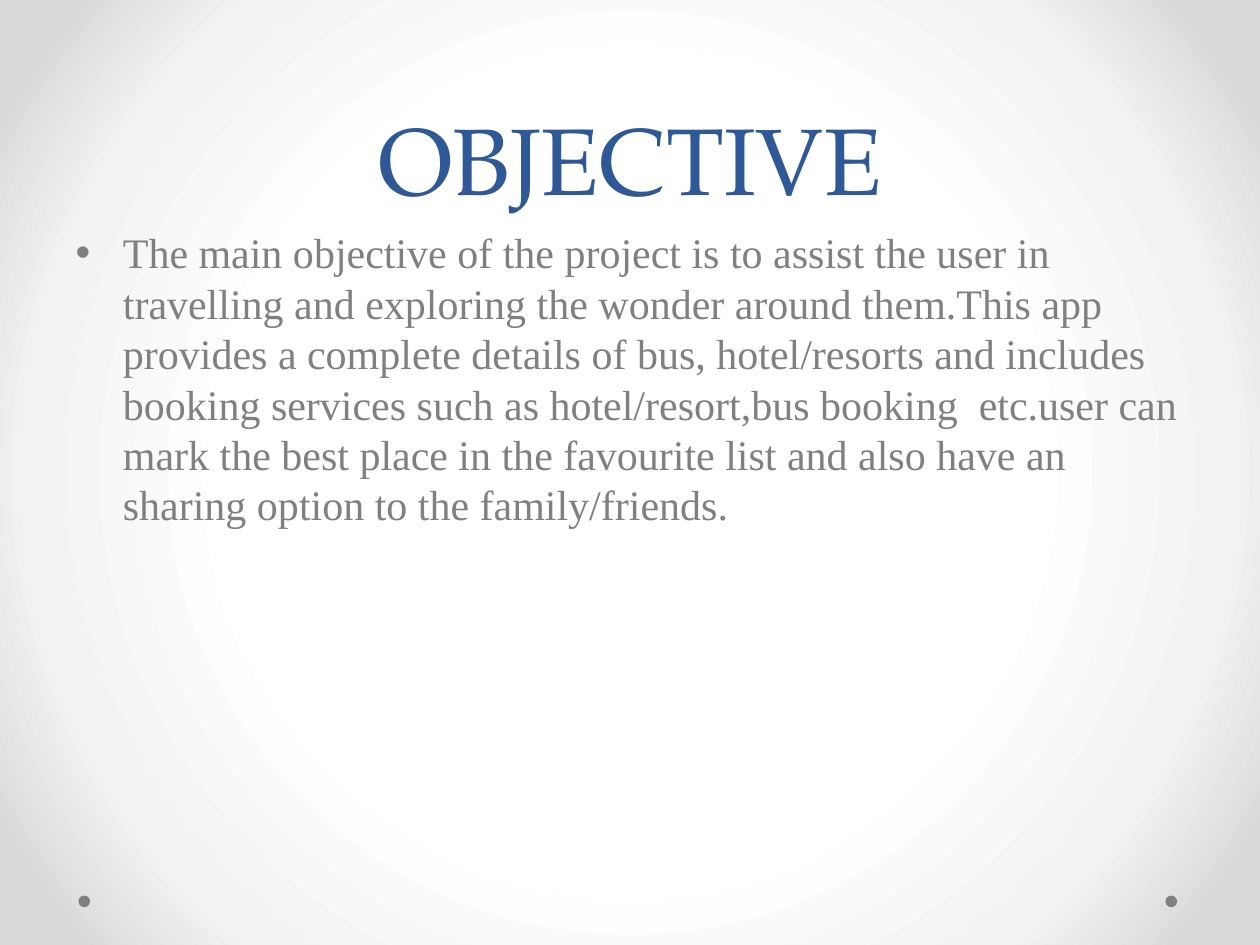
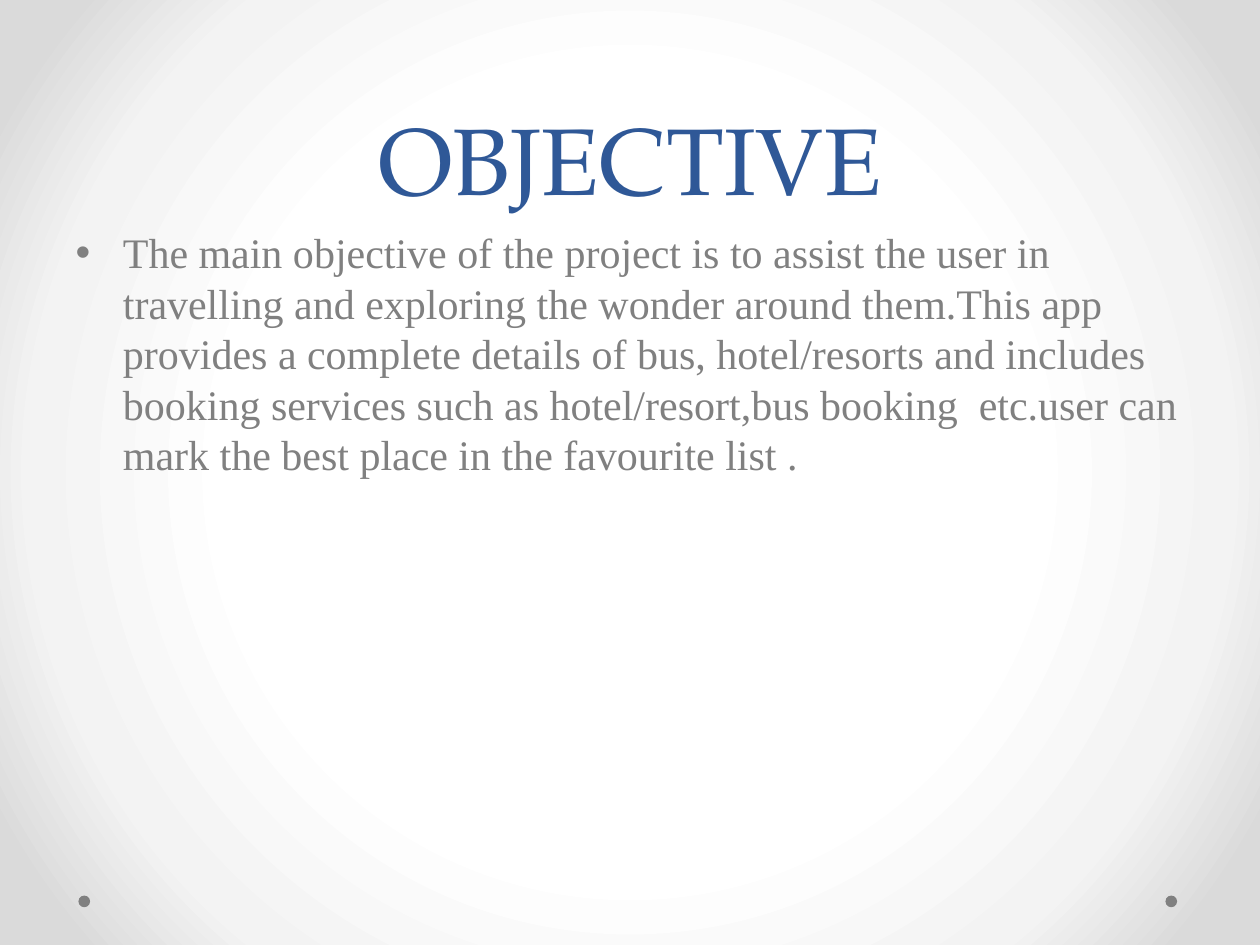
Before and after one commit to Devikapnair/main-project, a slide deck: slide 4 of TRAVEL MATE.pptx. Drawn at 1260x945 pixels with LibreOffice and Linux fonts; fonts in the diff are those of the drawing. Boxes give left, top, right and bottom in pixels: in the first picture for what was removed or moved away, otherwise in the second. Text is boxed around its words. In the diff, an @@ line names an element or a change of style, - is before the commit and + after.

```diff
--- a/TRAVEL MATE.pptx
+++ b/TRAVEL MATE.pptx
@@ text at (123,238,1177,479): text changed @@
-• The main objective of the project is to assist the user in travelling and exploring the wonder around them.This app provides a complete details of bus, hotel/resorts and includes booking services such as hotel/resort,bus booking etc.user can mark the best place in the favourite list and also have an sharing option to the family/friends.
+• The main objective of the project is to assist the user in travelling and exploring the wonder around them.This app provides a complete details of bus, hotel/resorts and includes booking services such as hotel/resort,bus booking etc.user can mark the best place in the favourite list .
```
Also in this commit, not shown: 2 other slides changed, 6 slides added.
